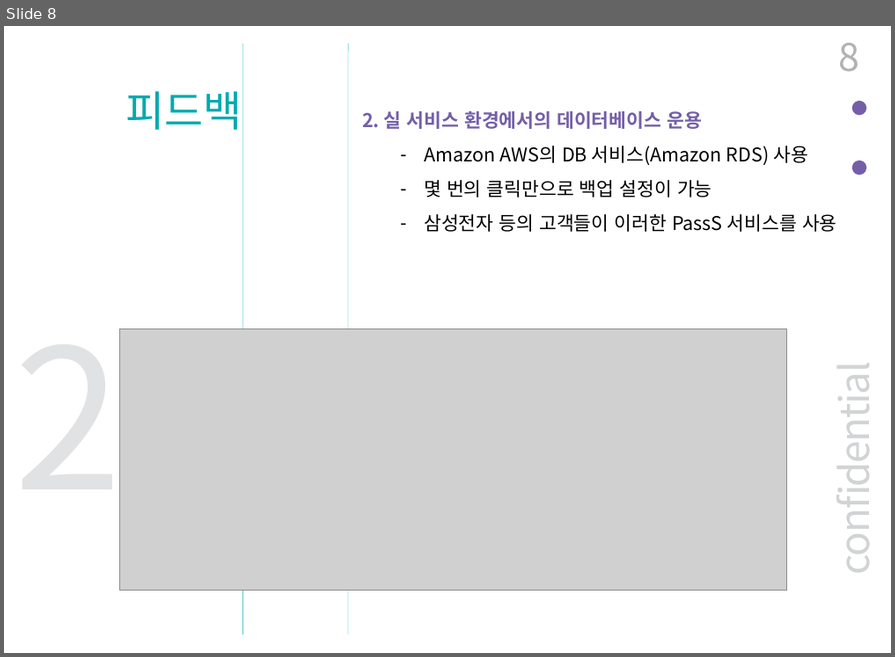
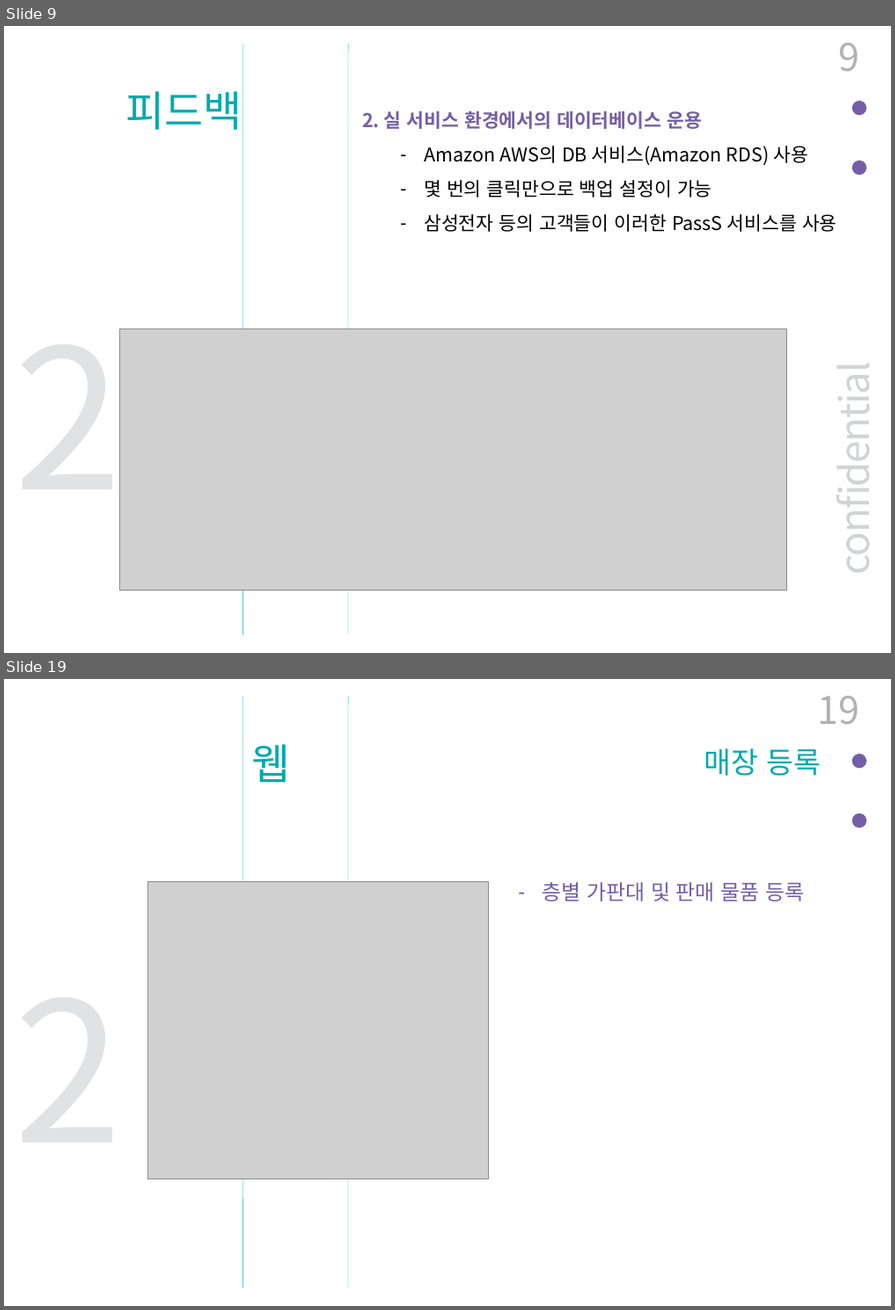
Before and after one commit to BerryWell/CapstoneDesign-2019-02, a slide deck: 제출자료/발표자료/최종_발표_자료_12조.pptx. Shown one above the other, each under a label of ours: slide 8 before the commit, slides 9 and 19 after it; the slides between them are not shown. The pictures are 895x657 and 895x1310 pixels, drawn with LibreOffice and Linux fonts; fonts in the diff are those of the drawing; grey boxes stand for pictures. Boxes give left, top, right and bottom in pixels: in the first picture for what was removed or moved away, otherwise in the second. Text is boxed around its words. In the diff, an @@ line names an element or a change of style, - is before the commit and + after.

```diff
--- a/제출자료/발표자료/최종_발표_자료_12조.pptx
+++ b/제출자료/발표자료/최종_발표_자료_12조.pptx
@@ slide 19 added at (4, 679, 891, 1306), background #FFFFFF; not listed: 5 template elements that a slide beside it also shows @@
@@ page number added at (817, 696, 859, 725), 36 pt, text #B2B2B2 @@
+19
@@ text added at (252, 744, 291, 783), 40 pt, text #00AAAE @@
+웹
@@ text added at (704, 749, 822, 776), 28 pt, text #00AAAE @@
+매장 등록
@@ picture added at (148, 881, 489, 1180) @@
@@ text added at (542, 882, 804, 902), 20 pt, text #745EA8 @@
+– 층별 가판대 및 판매 물품 등록
@@ what was slide 8 is now slide 9 @@
@@ page number at (838, 43, 859, 72): text changed @@
-8
+9
```
Also in this commit, not shown: 4 slides changed, 10 other slides added.
